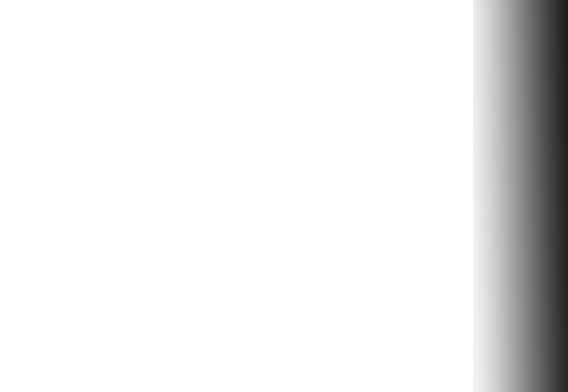
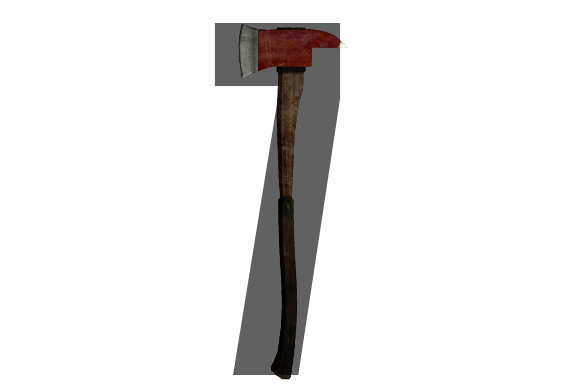
Two versions of the same layered image (568x392). Layer-by-layer changes:
showed group "Cifre" (8 layers) over [214,23,348,375]
showed "7" over [214,23,341,375]
showed group "Forme" (7 layers) over [214,0,568,392]
showed "7 - toporiee" over [237,23,348,380]
hid "Layer 4" over [473,0,568,392]
